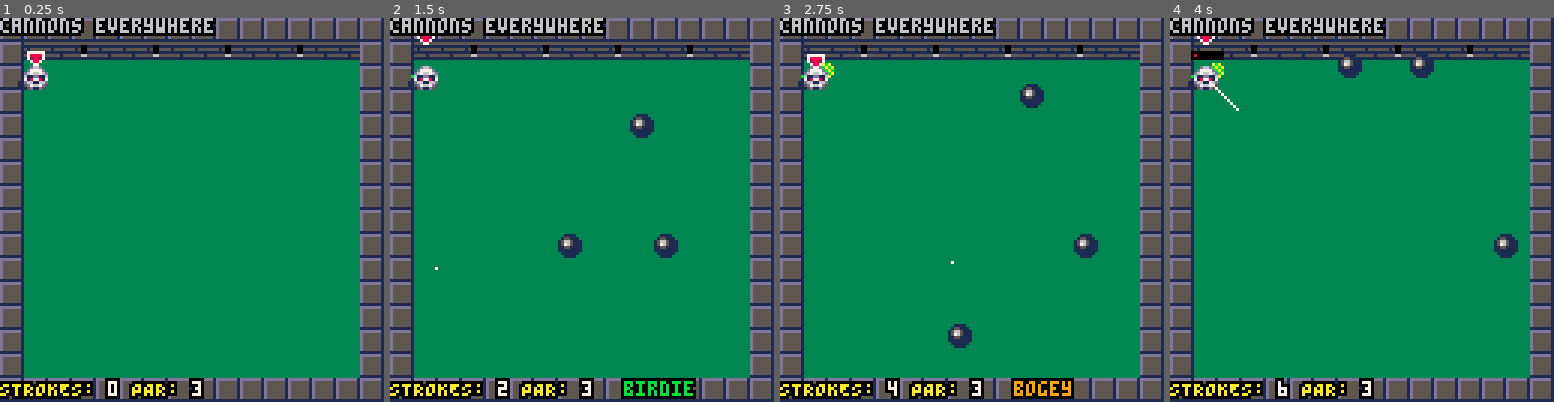
Above: before the commit, frames 1-4 (left to right).
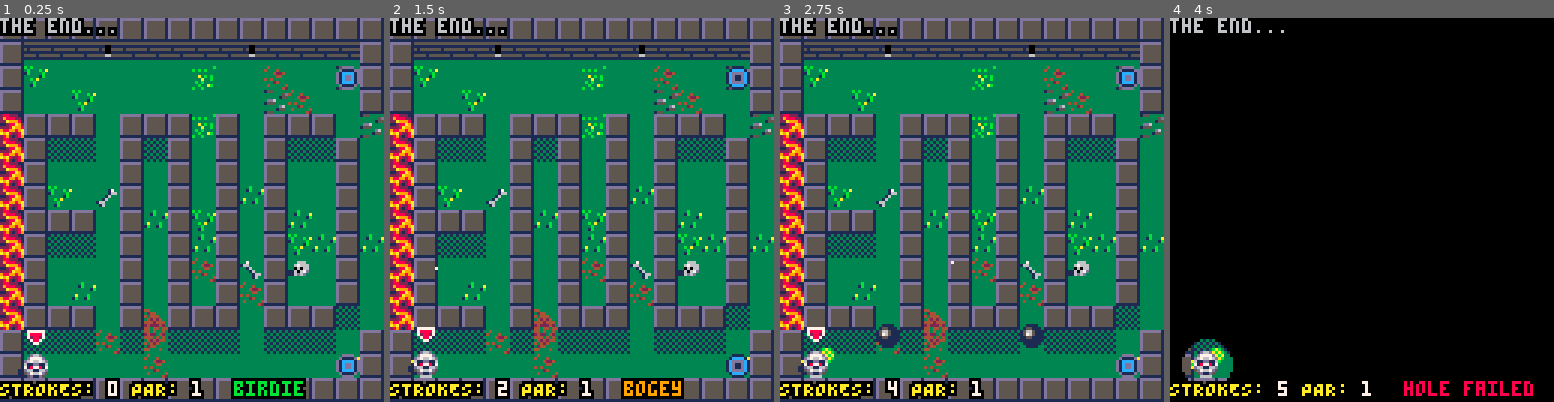
Above: after the commit, the same moments.

Repository: b4dr1ck/Pico8
Game: PICO-8 cartridge projects/ghoul_in_one.p8
Same seed, same stepped clock (60 frames per second), same inputs: the game is played once before the commit and once after it.
Inputs (mouse positions are in pixels of both pictures, inside the frame that each line leads up to):
- Up to frame 1 (0.25 s): no input
- Up to frame 2 (1.5 s): tap X (X key) at 0.33, 1.07 s; click (670, 121) at 0.67 s; click (436, 267) at 1.22 s
- Up to frame 3 (2.75 s): click (887, 114) at 1.77 s; tap X (X key) at 1.85 s; click (952, 259) at 2.32 s
- Up to frame 4 (4 s): click (1404, 106) at 2.87 s; tap X (X key) at 2.97 s; click (1465, 256) at 3.42 s; click (1231, 102) at 3.97 s

The runs differ from the first frame. In frame 1, 43% of the frame differs, in the area x 0-100%, y 0-100%; in frame 2, 42%; in frame 3, 44%; in frame 4, 95%.

Commit message:
EXTEND: ghoul_in_one.p8: weitere Levels und Endlevel; neue Obstacles: Lasers

Diff:
--- a/projects/ghoul_in_one.p8
+++ b/projects/ghoul_in_one.p8
@@ -54,7 +54,7 @@
  	h=8,
  	new_size=8,
  	strokes={},
- 	level=20,
+ 	level=24,
  	restart=false,
  	no_fall_anim=false,
  	hole_failed=false,
@@ -249,13 +250,13 @@
    player.spd=max(0,player.spd-1)
   end
 
-  -- obstacles on x-axis
-  local obstacles=maps[player.level].obstacles
-  for o in all(obstacles) do
+  -- enemies on x-axis
+  local enemies=maps[player.level].enemies
+  for e in all(enemies) do
    if aabb(
    							{x=player.x+player.xspd,
    							 y=player.y,w=8,h=8},
-   							 o,
+   							 e,
    							 2)
    then
    	obst_x_collide=true
@@ -273,12 +274,12 @@
   	player.x+=player.xspd
   end
 
-  -- obstacles on x-axis
-  for o in all(obstacles) do
+  -- enemies on x-axis
+  for e in all(enemies) do
    if aabb(
    							{x=player.x,
    							 y=player.y+player.yspd,w=8,h=8},
-   							 o,
+   							 e,
    							 2)
    then
    	obst_y_collide=true
@@ -330,17 +331,21 @@
   spot_radius-=3
   if spot_radius <= 0 then
     player.no_fall_anim=false
+
+    -- hole failed / reset strokes
     if player.hole_failed then
      player.strokes[player.level] = 0
      player.hole_failed = false
     end
 
+    -- change level
     if not player.restart then
 	    player.level += 1
 	   else
     	player.restart=false
 	   end
 
+	   -- show result-page after last level
 		  if player.level > #maps then
 		   player.level = 1
 		   player.showresult=true
@@ -515,7 +520,7 @@
   	sizey=0,
   	spawn={50,13},
   	hole={75,8},
-  	obstacles={
+  	enemies={
 	  	{x=552,y=56,xspd=0,yspd=0.25,w=8,h=8,img=5,frames={5,5}}
   	}
   },
@@ -528,7 +533,7 @@
   	sizey=0,
   	spawn={88,14},
   	hole={88,2},
-  	obstacles={
+  	enemies={
    	{x=680,y=80,xspd=0.25,yspd=0,w=8,h=8,img=5,frames={5,5}}
   	}
   },
@@ -541,7 +546,7 @@
   	sizey=0,
   	spawn={97,14},
   	hole={117,8},
-  	obstacles={
+  	enemies={
    	{x=864,y=56,xspd=0,yspd=0.5,w=8,h=8,img=6,frames={6,6}},
    	{x=912,y=64,xspd=0,yspd=0.5,w=8,h=8,img=6,frames={6,6}}
   	}
@@ -555,7 +560,7 @@
   	sizey=0,
   	spawn={8,24},
   	hole={7,29},
-  	obstacles={
+  	enemies={
   	{x=96,y=216,xspd=0.25,yspd=0.25,w=8,h=8,img=7,frames={7,8}},
   	{x=88,y=160,xspd=0.25,yspd=0.25,w=8,h=8,img=7,frames={7,8}},
   	{x=40,y=208,xspd=0.25,yspd=0.25,w=8,h=8,img=7,frames={7,8}},
@@ -600,7 +605,7 @@
   		{x=78,y=19,dx=72,dy=26,img=19},
   		{x=72,y=29,dx=65,dy=18,img=19},
  		},
-  	obstacles={
+  	enemies={
   	 {x=592,y=136,img=64,yspd=0.5,xspd=0,w=8,h=8,frames={64,64}},
   	 {x=552,y=150,img=64,yspd=0.5,xspd=0,w=8,h=8,frames={64,64}},
   	}
@@ -624,7 +629,7 @@
   	sizey=0,
   	spawn={97,30},
   	hole={110,18},
-  	obstacles={
+  	enemies={
 				{x=864,y=136,xspd=0,yspd=0.5,w=8,h=8,img=5,frames={5,5}},
   	}
   },
@@ -687,7 +692,7 @@
   		{x=53,y=39,dx=43,dy=42,img=19},
   		{x=36,y=44,dx=47,dy=34,img=19},
  		},
-  	obstacles={
+  	enemies={
 				{x=57*8,y=46*8,xspd=0,yspd=0.5,w=8,h=8,img=64,frames={64,64}},
   	},
   	trigger={
@@ -751,20 +756,108 @@
  		}
   },
   {
-  	name="cannons everywhere",
-  	par=3,
+  	name="cannonballs",
+  	par=4,
   	x=7,
   	y=2,
   	sizex=0,
   	sizey=0,
   	spawn={113,34},
-  	hole={97,46},
+  	hole={125,45},
   	cannons={
-  	 {x=119*8,y=33*8,xspd=0,yspd=2,freq=60},
-  	 {x=122*8,y=33*8,xspd=0,yspd=2,freq=80},
-  	 {x=126*8,y=41*8,xspd=-2,yspd=0,freq=80}
+  	 {x=116*8,y=33*8,xspd=0,yspd=2,timer=0,frq=10,base=60},
+  	 {x=119*8,y=33*8,xspd=0,yspd=2,timer=0,frq=30,base=60},
+  	 {x=122*8,y=33*8,xspd=0,yspd=2,timer=0,frq=50,base=60},
+  	 {x=125*8,y=33*8,xspd=0,yspd=2,timer=0,frq=80,base=60}
   	}
-  }
+  },
+  {
+  	name="the 'laser'",
+  	par=4,
+  	x=0,
+  	y=3,
+  	sizex=0,
+  	sizey=0,
+  	spawn={1,50},
+  	hole={14,50},
+  	lasers={
+  		{x=8*8,y=56*8,angle=0,move=true},
+  	},
+  	cannons={
+  	 {x=14*8,y=57*8,xspd=-2,yspd=0,timer=0,frq=0,base=100},
+  	 {x=14*8,y=62*8,xspd=-2,yspd=0,timer=0,frq=30,base=100},
+ 	 }
+  },
+  {
+  	name="the abyss",
+  	par=3,
+  	x=1,
+  	y=3,
+  	sizex=1,
+  	sizey=0,
+  	spawn={17,56},
+  	hole={17,50},
+  	trigger={
+  		{x=46,y=56,img=23,dx=18,dy=52},
+  	},
+  	magnets={
+  		{x=27*8,y=59*8,img=25,w=8,h=8,strength=30},
+ 		},
+  	cannons={
+  	 {x=23*8,y=50*8,xspd=0,yspd=2,timer=0,frq=10,base=80},
+  	 {x=28*8,y=50*8,xspd=0,yspd=2,timer=0,frq=30,base=80},
+  	 {x=33*8,y=50*8,xspd=0,yspd=2,timer=0,frq=50,base=80},
+  	},
+  	teleporters={
+  		{x=42,y=49,dx=18,dy=56,img=19},
+			}
+  },
+  {
+  	name="all in one",
+  	par=6,
+  	x=3,
+  	y=3,
+  	sizex=1,
+  	sizey=0,
+  	spawn={49,50},
+  	hole={78,50},
+  	lasers={
+  		{x=65*8,y=56*8,angle=0,move=true},
+  	},
+  	cannons={
+  	 {x=59*8,y=60*8,xspd=-2,yspd=0,timer=0,frq=0,base=120},
+ 	 },
+  	enemies={
+	  	{x=53*8,y=56*8,xspd=0.25,yspd=0.25,w=8,h=8,img=7,frames={7,8}},
+  	},
+  	trigger={
+  		{x=69,y=52,img=23,dx=73,dy=62},
+  		{x=69,y=59,img=23,dx=-1,dy=-1},
+  		{x=61,y=59,img=23,dx=-1,dy=-1},
+  		{x=61,y=52,img=23,dx=-1,dy=-1},
+  	},
+  	magnets={
+  		{x=56*8,y=53*8,img=25,w=8,h=8,strength=30},
+ 		},
+ 	},
+  {
+ 	name="the end...",
+ 	par=1,
+ 	x=5,
+ 	y=3,
+ 	sizex=1,
+ 	sizey=0,
+ 	spawn={81,62},
+ 	hole={109,56},
+ 	teleporters={
+ 		{x=94,y=62,dx=81,dy=50,img=19},
+ 		{x=94,y=50,dx=97,dy=56,img=19},
+		 },
+  	cannons={
+  	 {x=84*8,y=49*8,xspd=0,yspd=2,timer=0,frq=0,base=120},
+  	 {x=90*8,y=49*8,xspd=0,yspd=2,timer=0,frq=0,base=120},
+ 	 },
+	 }
  }
 
 	current_level=maps[1]
@@ -807,7 +900,7 @@
 	if player.restart then
 	 for t in all(current_level.trigger) do
 	  if t.img == 24 then
-	   mset(t.dx,t.dy,64)
+	   mset(t.dx,t.dy,76)
 	   t.img = 23
 	  end
 	 end
@@ -846,6 +939,11 @@
 		spr(flag.img,flag.x,flag.y)
 	end
 
+ -- draw trigger
+ for t in all(maps[player.level].trigger) do
+  spr(t.img,t.x*8,t.y*8)
+ end
+
 	-- animated tiles
 	for a in all(anim_tiles) do
 	 spr(a.img,a.x*8,a.y*8)
@@ -855,11 +953,6 @@
 
 function draw_map_foreground()
  map(0,0,0,0,128,64,0x80)
-
- -- draw trigger
- for t in all(maps[player.level].trigger) do
-  spr(t.img,t.x*8,t.y*8)
- end
 end
 -->8
 -- hud
@@ -867,25 +960,25 @@
 local function term(strokes,par)
  -- birdie
  if strokes == par - 1 then
-	 return "\^o0ff\fbbirdie"
+	 return {"birdie","b"}
  end
 
  -- bogey
  if strokes == par + 1 then
-  return "\^o0ff\f9bogey"
+  return {"bogey","9"}
  end
 
  -- double bogey
  if strokes == par + 2 then
-  return "\^o0ff\f8dbl 8bogey"
+  return {"dbl 8bogey","2"}
  end
 
  -- hole failed
  if strokes > par + 3 then
-  return "\^o0ff\f8hole failed"
- end
-
- return ""
+  return {"hole failed","8"}
+ end
+
+ return {" ","0"}
 end
 
 function result(maps,pageoffset)
@@ -901,8 +994,14 @@
  end
 
  for i=startindex,endindex do
- 	result_string = result_string.."\f1"..maps[i].name..": "..
- 																	"\f2"..player.strokes[i].."/"..maps[i].par.."\n"
+
+  local termobj=term(player.strokes[i],maps[i].par)
+
+ 	result_string =
+ 		result_string..
+ 		"\f1"..maps[i].name..": "..
+ 		"\f2"..player.strokes[i].."/"..maps[i].par.." "..
+ 		"\^o0ff\f"..termobj[2]..termobj[1].."\^-o \n"
  end
 
  for i=1,#maps do
@@ -974,7 +1073,9 @@
 	else
 	 print("\^o0ff\f6"..current_level.name,0,0)
 	 print("\^o0ff\faSTROKES: \f7" .. player.strokes[player.level].." \faPAR: \f7"..current_level.par,0,121)
-	 print(term(player.strokes[player.level],current_level.par),78,121)
+  local term_txt=term(player.strokes[player.level],current_level.par)[1]
+  local term_col=term(player.strokes[player.level],current_level.par)[2]
+	 print("\^o0ff\f"..term_col..term_txt,78,121)
  end
 end
 -->8
@@ -991,8 +1092,9 @@
   timer=0
  end
 
- local obstacles=maps[player.level].obstacles
- for o in all(obstacles) do
+ -- enemies
+ local enemies=maps[player.level].enemies
+ for o in all(enemies) do
   o.x+=o.xspd
   o.y+=o.yspd
 
@@ -1055,13 +1157,17 @@
  end
 
  -- cannons
+ -- create on timer
  for c in all(maps[player.level].cannons) do
-  if timer % c.freq == 0 then
+  c.timer += 1
+  if c.timer == c.frq + c.base then
   	add(cannons,{x=c.x,y=c.y,xspd=c.xspd,yspd=c.yspd,w=8,h=8,img=29})
   	sfx(11)
-  end
- end
-
+  	c.timer=c.frq
+  end
+ end
+
+ -- update and collision
  for c in all(cannons) do
   c.x+=c.xspd
   c.y+=c.yspd
@@ -1077,11 +1183,22 @@
   end
  end
 
+ -- laser
+ for l in all(maps[player.level].lasers) do
+  if l.move then
+	  l.angle+=0.001
+	  if l.angle > 1 then
+	   l.angle=0
+	  end
+	 end
+  sfx(12)
+ end
+
 end
 
 function draw_obst()
- local obstacles=maps[player.level].obstacles
- for o in all(obstacles) do
+ local enemies=maps[player.level].enemies
+ for o in all(enemies) do
 	 ovalfill(o.x-2,o.y+4,o.x+4,o.y+7,1)
   spr(o.img,o.x,o.y)
  end
@@ -1097,6 +1214,13 @@
  -- cannons
  for c in all(cannons) do
   spr(c.img,c.x,c.y)
+ end
+
+ -- lasers
+ for l in all(maps[player.level].lasers) do
+  local ray = create_ray(l.x,l.y,l.angle)
+  line(l.x+4,l.y+4,ray.dx,ray.dy,8)
+  spr(30,l.x,l.y)
  end
 end
 -->8
@@ -1121,11 +1245,15 @@
 
 ------------------------------
 -- tile collision
-function tile_collision(x,y,offset,flag)
+function tile_collision(x,y,offset,flag,size)
+ if not size then
+  size=7
+ end
+
  if has_flag(x+offset,y+offset,flag) or
-    has_flag(x+7-offset,y+offset,flag) or
-    has_flag(x+offset,y+7-offset,flag) or
-    has_flag(x+7-offset,y+7-offset,flag)
+    has_flag(x+size-offset,y+offset,flag) or
+    has_flag(x+offset,y+size-offset,flag) or
+    has_flag(x+size-offset,y+size-offset,flag)
  then
   return true
  end
@@ -1231,6 +1359,67 @@
 end
 
 
+-- ray
+function create_ray(x,y,angle)
+
+ while not tile_collision(x,y,0,0,1) do
+  x+=cos(angle)*1
+  y+=sin(angle)*1
+
+  if aabb(player,{x=x,y=y,w=1,h=1},0) then
+  	if not spot then
+		  sfx(5)
+		 end
+
+  	spot=true
+  	player.restart=true
+  	player.no_fall_anim=true
+  	player.spd=0
+
+   return {dx=x,dy=y}
+  end
+
+  if tile_collision(x,y,0,0,1) then
+   return {dx=x,dy=y}
+  end
+ end
+
+ return {dx=x,dy=y}
+end
+…(34 lines of a section not shown)…
 
 
 
@@ -1327,7 +1516,7 @@
 
 
 __gff__
-0000000000000000004040404040400000000000004040000001010101000000000000000000000000000000000000000000000000000000000000000000000001000204000000000000000000000008010000000000010000000000000001100000000000000000000800002020202001000000000100000080000181000101
+0000000000000000004040404040400000000000004040000001010101000100000000000000000000000000000000000000000000000000000000000000000001000204000000000000000001000008010000000000010000000000000001100000000000000000000800002020202001000000000100000080000181000101
 0000000000000000000000000000000000000000000000000000000000000000000000000000000000000000000000000000000000000000000000000000000000000000000000000000000000000000000000000000000000000000000000000000000000000000000000000000000000000000000000000000000000000000
 __map__
 4040404040404040404040404040404040404040404040404040404040404040404040404040404040404040404040404040404040404040404040404040404040404040404040404040404040404040404040404040404040404040404040404040404040404040404040404040404040404040404040404040404040404040
Not shown, changed: 69 lines of the sprite sheet (__gfx__) section of projects/ghoul_in_one.p8
Not shown, changed: the sound effects (__sfx__) section of projects/ghoul_in_one.p8
